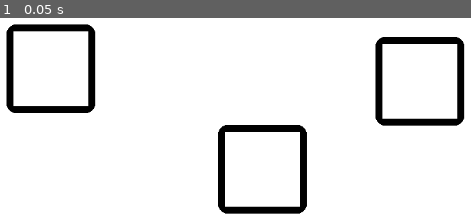
Above: before the commit, frame 1.
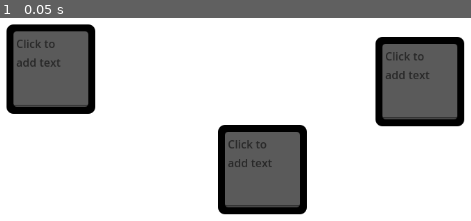
Above: after the commit, the same moment.

Repository: Shuflduf/Flow-Chart
Game: Godot game, scene res://scenes/main.tscn
Same seed, same stepped clock (60 frames per second), same inputs: the game is played once before the commit and once after it. The engine's default icon, where the game draws it, is replaced by a stand-in: a white triangle on a blue panel in a dark square.
Inputs:
- Up to frame 1 (0.05 s): no input

The runs differ from the first frame. In frame 1, 19% of the frame differs, in the area x 1-99%, y 2-98%.

Commit message:
refactor everythiing to control nodes
node2d just doesnt work

Diff:
--- a/scenes/node.tscn
+++ b/scenes/node.tscn
@@ -1,43 +1,64 @@
-[gd_scene load_steps=6 format=3 uid="uid://bt8ik1p2capsh"]
+[gd_scene load_steps=5 format=3 uid="uid://bt8ik1p2capsh"]
 
 [ext_resource type="Script" path="res://scripts/node.gd" id="1_33khk"]
-[ext_resource type="Shader" path="res://shaders/node.gdshader" id="2_ljogr"]
-[ext_resource type="Texture2D" uid="uid://bhq6k0reoaba5" path="res://icon.svg" id="2_ye5ua"]
-
-[sub_resource type="ShaderMaterial" id="ShaderMaterial_af6cj"]
-shader = ExtResource("2_ljogr")
-shader_parameter/color = Color(0, 0, 0, 1)
-shader_parameter/fill_color = Color(1, 1, 1, 1)
-shader_parameter/width = 10.0
-shader_parameter/pattern = 0
-shader_parameter/inside = true
-shader_parameter/add_margins = true
-shader_parameter/aspect_ratio = Vector2(1, 1)
 
 [sub_resource type="RectangleShape2D" id="RectangleShape2D_c2ino"]
 size = Vector2(128, 128)
 
+[sub_resource type="StyleBoxFlat" id="StyleBoxFlat_m7f50"]
+bg_color = Color(0, 0, 0, 1)
+corner_radius_top_left = 10
+corner_radius_top_right = 10
+corner_radius_bottom_right = 10
+corner_radius_bottom_left = 10
+
+[sub_resource type="StyleBoxFlat" id="StyleBoxFlat_ip8l5"]
+bg_color = Color(1, 1, 1, 1)
+corner_radius_top_left = 5
+corner_radius_top_right = 5
+corner_radius_bottom_right = 5
+corner_radius_bottom_left = 5
+
 [node name="Node" type="Area2D"]
 script = ExtResource("1_33khk")
 
-[node name="Sprite2D" type="Sprite2D" parent="."]
-material = SubResource("ShaderMaterial_af6cj")
-texture = ExtResource("2_ye5ua")
-
 [node name="CollisionShape2D" type="CollisionShape2D" parent="."]
-visible = false
 shape = SubResource("RectangleShape2D_c2ino")
 
-[node name="TextEdit" type="TextEdit" parent="."]
+[node name="CanvasLayer" type="CanvasLayer" parent="."]
 visible = false
+
+[node name="PanelContainer" type="PanelContainer" parent="."]
+anchors_preset = -1
+anchor_left = -0.056
+anchor_top = -0.099
+anchor_right = 0.056
+anchor_bottom = 0.099
 offset_left = -64.0
 offset_top = -64.0
 offset_right = 64.0
-offset_bottom = 64.0
-grow_horizontal = 2
-grow_vertical = 2
+offset_bottom = 65.0
+theme_override_styles/panel = SubResource("StyleBoxFlat_m7f50")
+
+[node name="MarginContainer" type="MarginContainer" parent="PanelContainer"]
+layout_mode = 2
+theme_override_constants/margin_left = 10
+theme_override_constants/margin_top = 10
+theme_override_constants/margin_right = 10
+theme_override_constants/margin_bottom = 10
+
+[node name="PanelContainer" type="PanelContainer" parent="PanelContainer/MarginContainer"]
+layout_mode = 2
+theme_override_styles/panel = SubResource("StyleBoxFlat_ip8l5")
+
+[node name="TextEdit" type="TextEdit" parent="PanelContainer/MarginContainer/PanelContainer"]
+unique_name_in_owner = true
+layout_mode = 2
 mouse_filter = 1
-theme_override_colors/font_readonly_color = Color(0.87451, 0.87451, 0.87451, 1)
+theme_override_colors/background_color = Color(0, 0, 0, 0)
+theme_override_colors/font_color = Color(0, 0, 0, 1)
+theme_override_colors/font_readonly_color = Color(0, 0, 0, 1)
+theme_override_colors/font_placeholder_color = Color(0.158472, 0.158472, 0.158472, 1)
 placeholder_text = "Click to add text"
 editable = false
 selecting_enabled = false
@@ -45,4 +66,5 @@
 scroll_smooth = true
 
 [connection signal="input_event" from="." to="." method="_on_input_event"]
-[connection signal="focus_exited" from="TextEdit" to="." method="_on_text_edit_focus_exited"]
+[connection signal="focus_exited" from="PanelContainer/MarginContainer/PanelContainer/TextEdit" to="." method="_on_text_edit_focus_exited"]
+[connection signal="gui_input" from="PanelContainer/MarginContainer/PanelContainer/TextEdit" to="." method="_on_text_edit_gui_input"]
--- a/scripts/node.gd
+++ b/scripts/node.gd
@@ -3,7 +3,7 @@
 
 signal picked_up
 
-@onready var text = $TextEdit
+@onready var text = %TextEdit
 
 var local_mouse_offset: Vector2
 
@@ -21,6 +21,7 @@
 			pickup()
 		else:
 			text.editable = true
+			print("EDIT")
 
 	if event.is_action_released("mouse_left"):
 		drop()
@@ -56,3 +57,8 @@
 func _input(event):
 	if event.is_action_pressed("ui_cancel"):
 		_on_text_edit_focus_exited()
+
+
+func _on_text_edit_gui_input(event):
+	if event is InputEventMouseButton:
+		print("Gjkfg")
--- a/shaders/node.gdshader
+++ b/shaders/node.gdshader
@@ -10,7 +10,7 @@
 
 void vertex() {
     if (add_margins) {
-        VERTEX += (UV * 2.0 - 1.0) * width;
+        VERTEX += (UV * 2.0 - 1.0) * width * aspect_ratio;
     }
 }
 
@@ -29,7 +29,7 @@
 
         for (float j = -ceil(offset); j <= ceil(offset); j++) {
             float y = abs(j) > offset ? offset * sign(j) : j;
-            vec2 xy = uv + texture_pixel_size * vec2(x, y);
+            vec2 xy = uv + texture_pixel_size * vec2(x, y) / aspect_ratio;
 
             if ((xy != clamp(xy, vec2(0.0), vec2(1.0)) || texture(texture, xy).a <= 0.0) == inside) {
                 return true;
@@ -41,10 +41,7 @@
 }
 
 void fragment() {
-    vec2 uv = UV;
-
-    // Adjust UV coordinates based on the aspect ratio
-    uv = uv * aspect_ratio;
+    vec2 uv = UV / aspect_ratio;
 
     if (add_margins) {
         vec2 texture_pixel_size = vec2(1.0) / (vec2(1.0) / TEXTURE_PIXEL_SIZE + vec2(width * 2.0));
